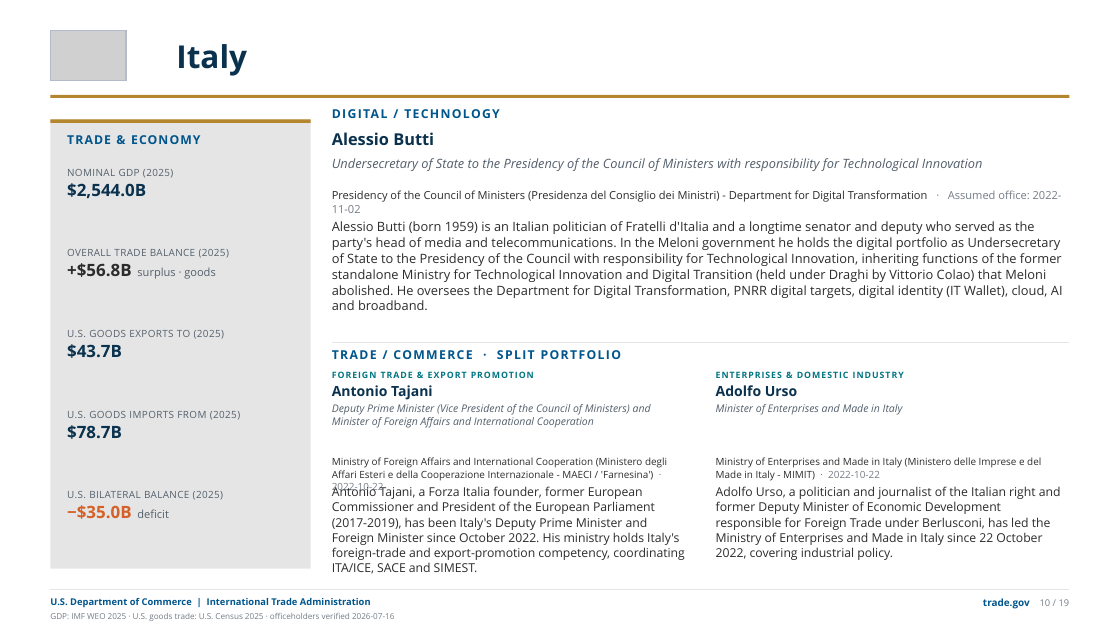
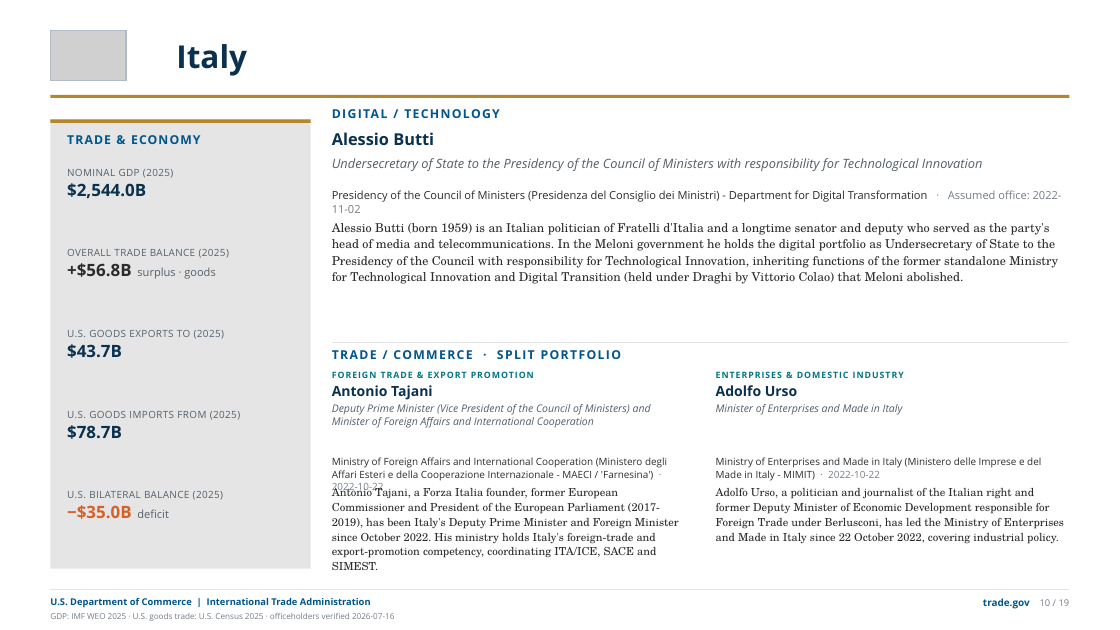
Before and after one commit to jsilbs18-cloud/Photo, a slide deck: slide 14 of output/g20-ministers-trade-deck.pptx. Drawn at 1120x630 pixels with LibreOffice and Linux fonts; fonts in the diff are those of the drawing; grey boxes stand for pictures. Boxes give left, top, right and bottom in pixels: in the first picture for what was removed or moved away, otherwise in the second. Text is boxed around its words. In the diff, an @@ line names an element or a change of style, - is before the commit and + after.

```diff
--- a/output/g20-ministers-trade-deck.pptx
+++ b/output/g20-ministers-trade-deck.pptx
@@ text at [332,223,1058,284]: text changed; size 11 to 10.5 pt; font Open Sans to TeX Gyre Schola @@
-Alessio Butti (born 1959) is an Italian politician of Fratelli d'Italia and a longtime senator and deputy who served as the party's head of media and telecommunications. In the Meloni government he holds the digital portfolio as Undersecretary of State to the Presidency of the Council with responsibility for Technological Innovation, inheriting functions of the former standalone Ministry for Technological Innovation and Digital Transition (held under Draghi by Vittorio Colao) that Meloni abolished. He oversees the Department for Digital Transformation, PNRR digital targets, digital identity (IT Wallet), cloud, AI and broadband.
+Alessio Butti (born 1959) is an Italian politician of Fratelli d'Italia and a longtime senator and deputy who served as the party's head of media and telecommunications. In the Meloni government he holds the digital portfolio as Undersecretary of State to the Presidency of the Council with responsibility for Technological Innovation, inheriting functions of the former standalone Ministry for Technological Innovation and Digital Transition (held under Draghi by Vittorio Colao) that Meloni abolished.
@@ text "Antonio Tajani, a Forza Italia ..." at [332,485,679,570]: size 10.5 to 9.5 pt, font Open Sans to TeX Gyre Schola; line spacing 1.04 to 1.12 @@
@@ text "Adolfo Urso, a politician and ..." at [716,488,1064,544]: size 10.5 to 9.5 pt, font Open Sans to TeX Gyre Schola; line spacing 1.04 to 1.12 @@
```
Also in this commit, not shown: 21 other slides changed, 13 other files.
